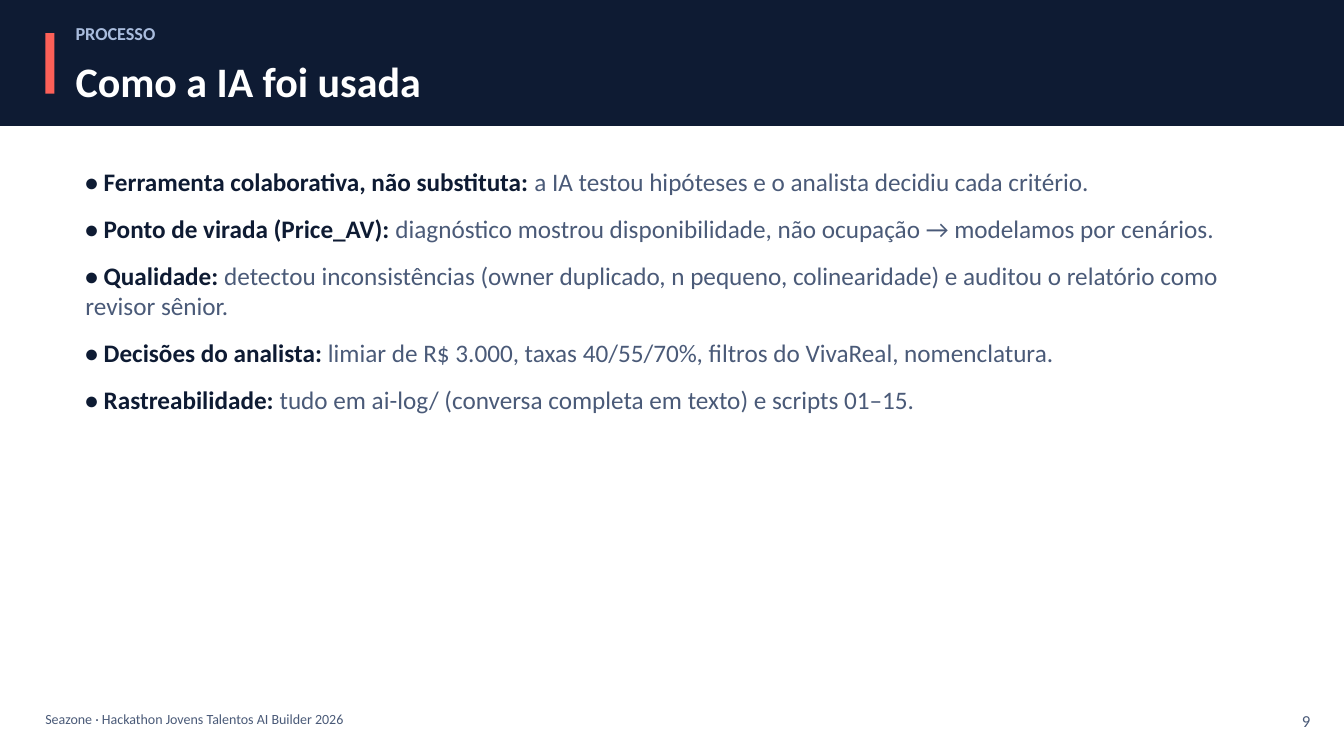
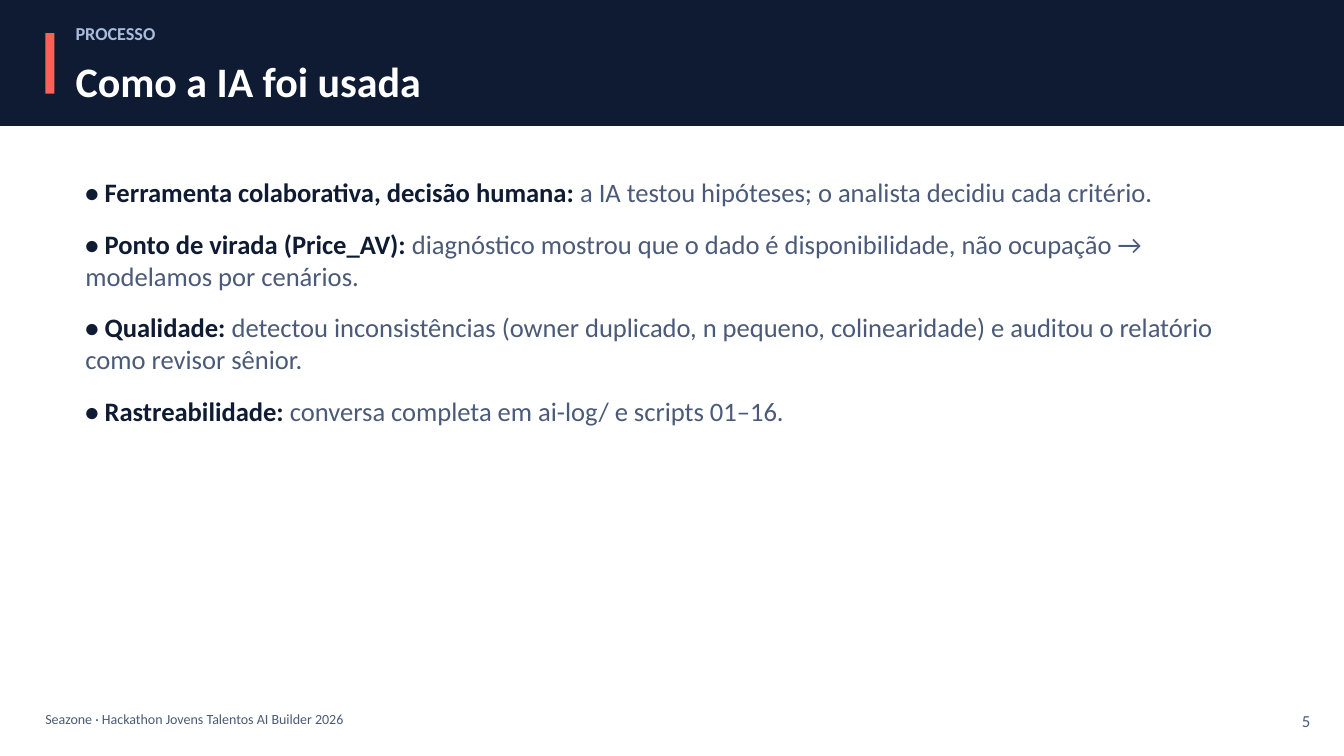
Before and after one commit to escalant-e/jt2026-ricardo-escalante, a slide deck: slide 5 of output/apresentacao_seazone_itapema.pptx (slide 9 before the commit). Drawn at 1344x756 pixels with LibreOffice and Linux fonts; fonts in the diff are those of the drawing. Boxes give left, top, right and bottom in pixels: in the first picture for what was removed or moved away, otherwise in the second. Text is boxed around its words. In the diff, an @@ line names an element or a change of style, - is before the commit and + after.

```diff
--- a/output/apresentacao_seazone_itapema.pptx
+++ b/output/apresentacao_seazone_itapema.pptx
@@ text "• Ferramenta colaborativa, decisão humana: ...": place and size @@
-text "• Ferramenta colaborativa, decisão humana: ..." at <box>85,173,1217,414</box>
+text "• Ferramenta colaborativa, decisão humana: ..." at <box>85,183,1213,426</box>
@@ text at <box>85,183,1152,291</box>: text changed; size 18 to 19 pt @@
-• Ferramenta colaborativa, não substituta: a IA testou hipóteses e o analista decidiu cada critério.
-• Ponto de virada (Price_AV): diagnóstico mostrou disponibilidade, não ocupação → modelamos por cenários.
+• Ferramenta colaborativa, decisão humana: a IA testou hipóteses; o analista decidiu cada critério.
+• Ponto de virada (Price_AV): diagnóstico mostrou que o dado é disponibilidade, não ocupação → modelamos por cenários.
@@ text at <box>85,318,1213,369</box>: size 18 to 19 pt in "• Qualidade: detectou inconsistências (owner duplicado, n ..."; more space between paragraphs @@
@@ text at <box>105,402,784,426</box>: text changed; size 18 to 19 pt @@
-• Decisões do analista: limiar de R$ 3.000, taxas 40/55/70%, filtros do VivaReal, nomenclatura.
-• Rastreabilidade: tudo em ai-log/ (conversa completa em texto) e scripts 01–15.
+• Rastreabilidade: conversa completa em ai-log/ e scripts 01–16.
@@ text at <box>1302,716,1310,727</box>: text changed @@
-9
+5
```
Also in this commit, not shown: 5 other slides changed, 1 slide added, 5 slides removed, 1 other file.
